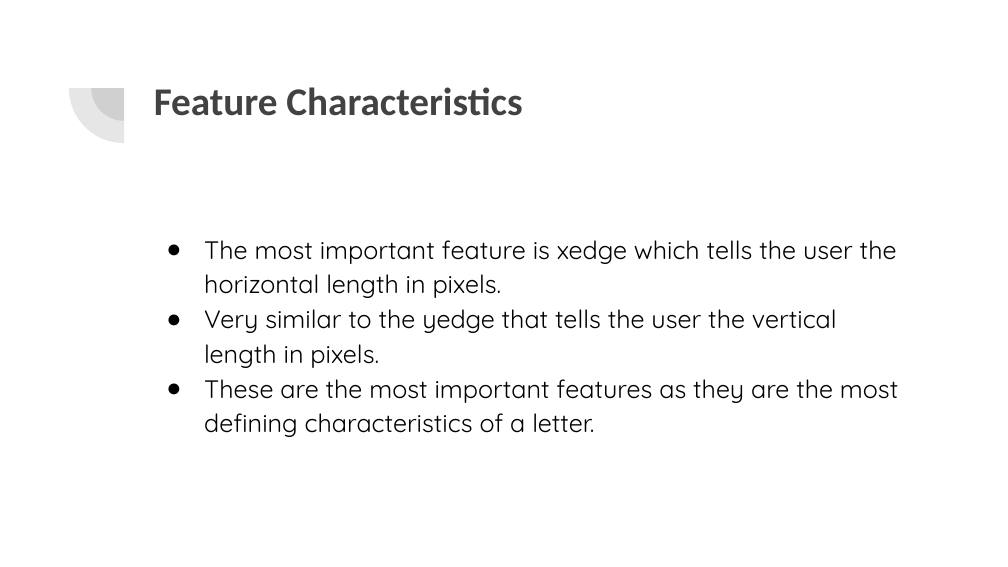
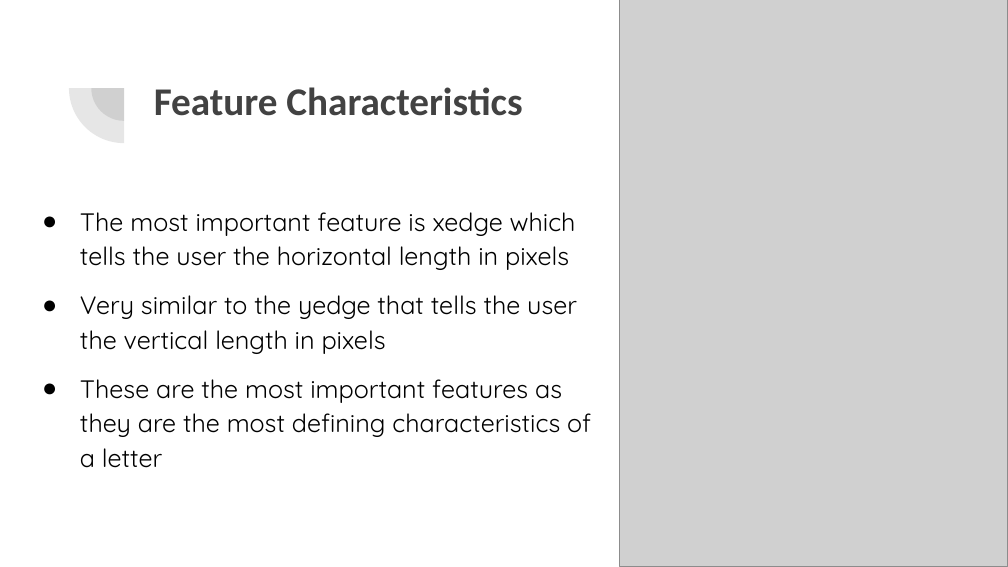
Before and after one commit to ewang24/dataMiningProject, a slide deck: slide 10 of Group Project_ Letter Data Mining.pptx (slide 4 before the commit). Drawn at 1008x567 pixels with LibreOffice and Linux fonts; fonts in the diff are those of the drawing; grey boxes stand for pictures. Boxes give left, top, right and bottom in pixels: in the first picture for what was removed or moved away, otherwise in the second. Text is boxed around its words. In the diff, an @@ line names an element or a change of style, - is before the commit and + after.

```diff
--- a/Group Project_ Letter Data Mining.pptx
+++ b/Group Project_ Letter Data Mining.pptx
@@ picture added at (x1=620, y1=0, x2=1008, y2=566) @@
@@ text at (x1=80, y1=212, x2=591, y2=468): text changed @@
-● The most important feature is xedge which tells the user the horizontal length in pixels.
-● Very similar to the yedge that tells the user the vertical length in pixels.
-● These are the most important features as they are the most defining characteristics of a letter.
+● The most important feature is xedge which tells the user the horizontal length in pixels
+● Very similar to the yedge that tells the user the vertical length in pixels
+● These are the most important features as they are the most defining characteristics of a letter
```
Also in this commit, not shown: 5 other slides changed, 12 slides added, 1 slide removed, 4 other files.
